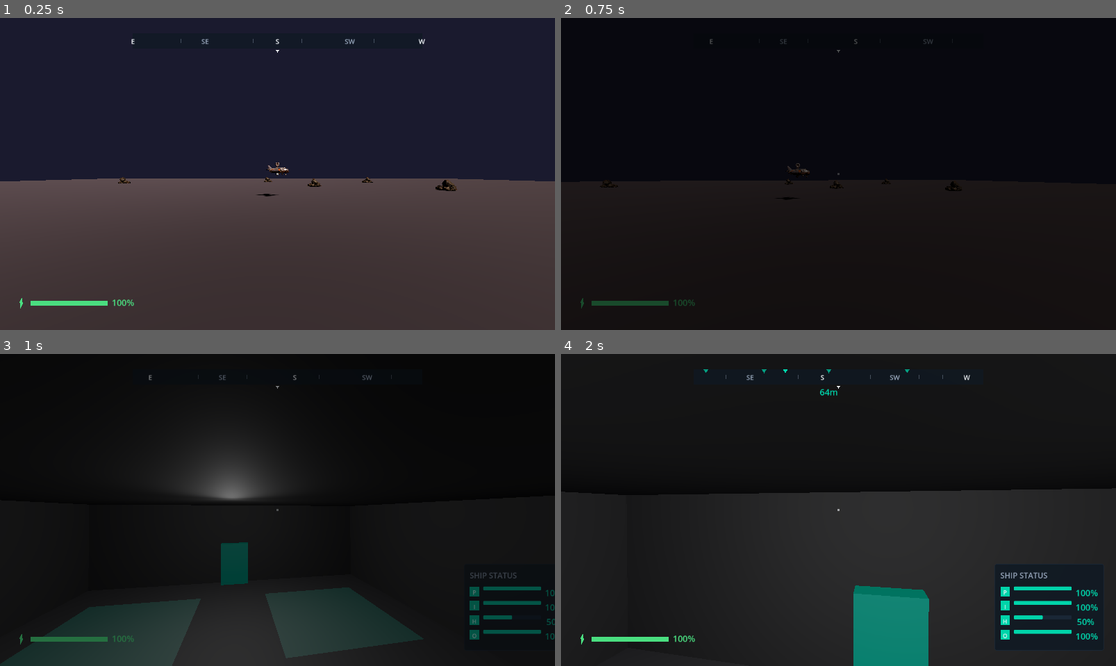
Above: before the commit, frames 1-4 (two rows, left to right).
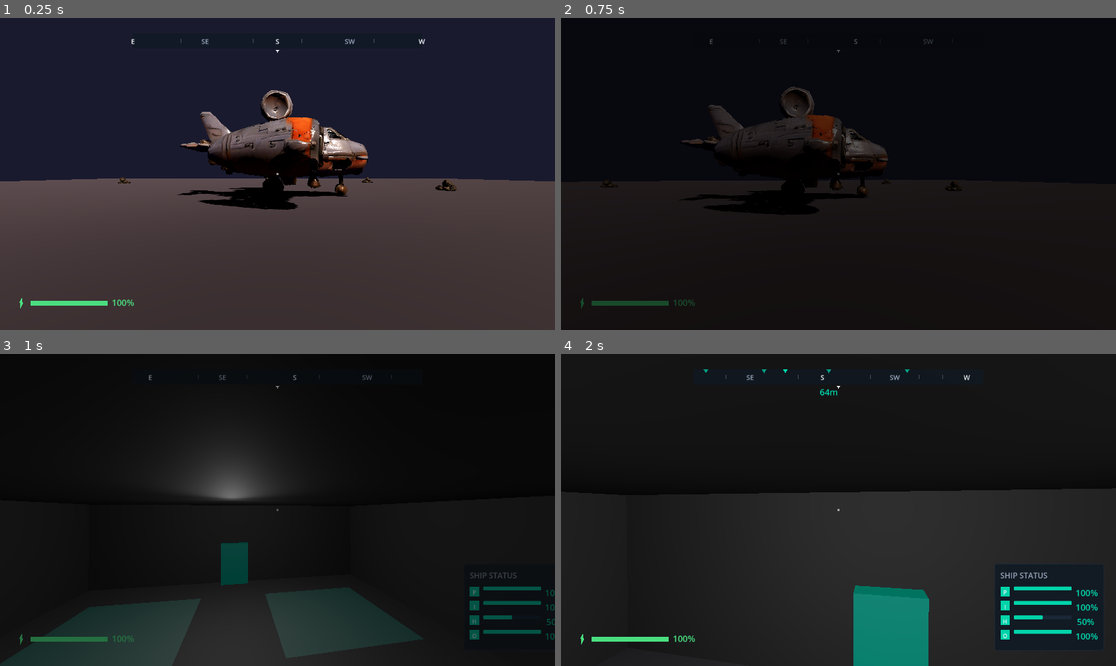
Above: after the commit, the same moments.

Repository: sqlhammer/Hammer-Forge-Studio
Game: Godot game, scene res://scenes/levels/test_world.tscn
The game is run twice, just before and just after one commit, with the same random seed, the same clock (stepped at 60 frames per second) and the same inputs. The project has no main scene, so this scene is started directly.
Inputs (mouse positions are in pixels of both pictures, inside the frame that each line leads up to):
- Up to frame 1 (0.25 s): no input
- Up to frame 2 (0.75 s): tap Enter (ui_accept) at 0.5 s; move the mouse to (866, 174) at 0.52 s; hold W (move_forward) from 0.53 s (still down); hold E (interact) from 0.53 s (still down); click (866, 174) at 0.67 s
- Up to frame 3 (1 s): keep holding W (move_forward); keep holding E (interact); tap Space (jump) at 0.77 s
- Up to frame 4 (2 s): keep holding W (move_forward); move the mouse to (810, 510) at 1.27 s; release E (interact) at 1.28 s; tap Q (scan) at 1.35 s; tap Space (jump) at 1.52 s

The runs differ from the first frame. In frame 1, 6.3% of the frame differs, in the area x 31-67%, y 23-62%; in frame 2, 3.8%; in frame 3, nothing differs; in frame 4, nothing differs.

Commit message:
TICKET-0103: Fix ship mesh scale to match collision envelope
The original M2 AI-generated mesh is ~1m in size. Pre-M5 used scale 4
(~4m ship). The current collision shapes (21×12×42) were calibrated for
the much larger procedural mesh. Scale 24 matches collision width (21m)
and height (12m). Position.y adjusted to 6.5 so the hull rests on ground.

Co-Authored-By: Claude Opus 4.6 <noreply@anthropic.com>

Diff:
--- a/game/scripts/levels/test_world.gd
+++ b/game/scripts/levels/test_world.gd
@@ -165,13 +165,14 @@
 	ship.position = Vector3.ZERO
 	add_child(ship)
 
-	# Ship mesh (original M2 asset, scaled 3× in-engine per TICKET-0081 / TICKET-0103)
+	# Ship mesh (original M2 AI-generated asset, scaled to match collision envelope)
+	# AI mesh AABB is ~0.88×0.53×1.0m; scale 24 gives ~21×13×24m matching collision width/height
 	var ship_scene: Resource = load("res://assets/meshes/vehicles/mesh_ship_exterior.glb")
 	if ship_scene and ship_scene is PackedScene:
 		var ship_mesh: Node3D = (ship_scene as PackedScene).instantiate()
 		ship_mesh.name = "ShipMesh"
-		ship_mesh.scale = Vector3(3.0, 3.0, 3.0)
-		ship_mesh.position.y = 3.3
+		ship_mesh.scale = Vector3(24.0, 24.0, 24.0)
+		ship_mesh.position.y = 6.5
 		ship.add_child(ship_mesh)
 
 	# Ship collision (approximate with a box matching 3× hull)
